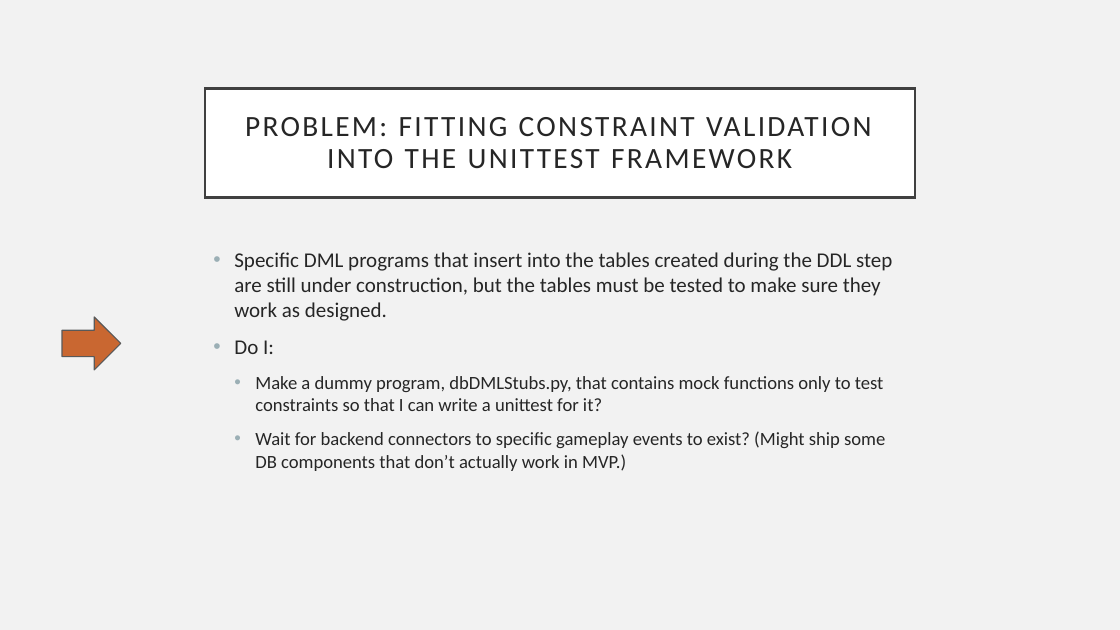
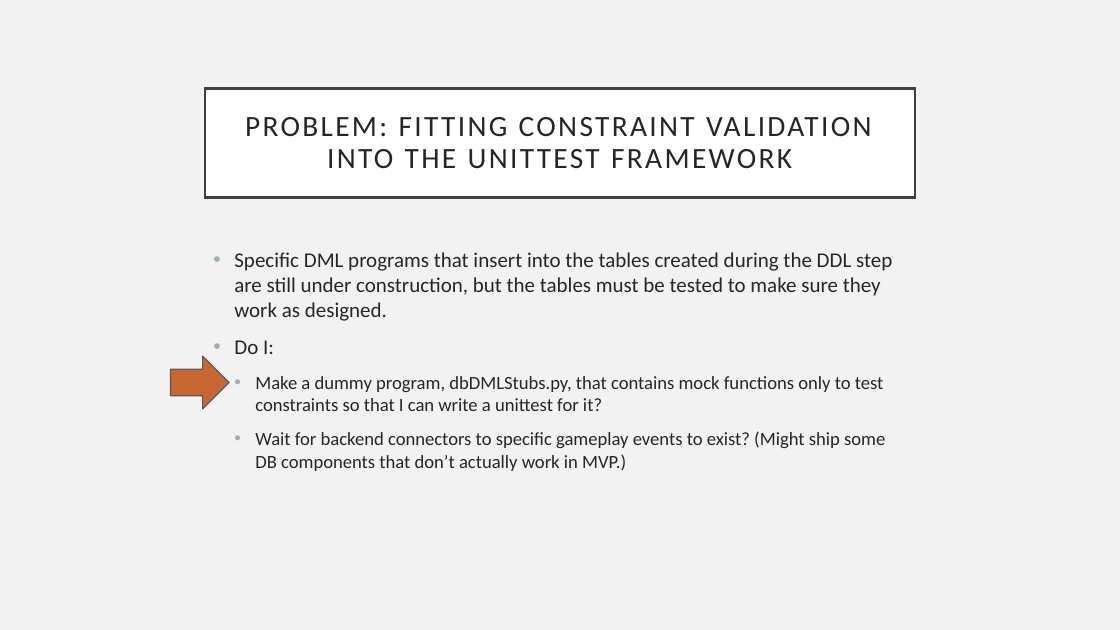
Before and after one commit to trentbrivers/Project-Development-3308, a slide deck: slide 2 of DB_Logic.pptx. Drawn at 1120x630 pixels with LibreOffice and Linux fonts; fonts in the diff are those of the drawing. Boxes give left, top, right and bottom in pixels: in the first picture for what was removed or moved away, otherwise in the second. Text is boxed around its words. In the diff, an @@ line names an element or a change of style, - is before the commit and + after.

```diff
--- a/DB_Logic.pptx
+++ b/DB_Logic.pptx
@@ right arrow: place and size @@
-right arrow at box(62, 317, 121, 370)
+right arrow at box(171, 356, 229, 409)
```
Also in this commit, not shown: 3 other slides changed, 2 slides added, 1 other file.
